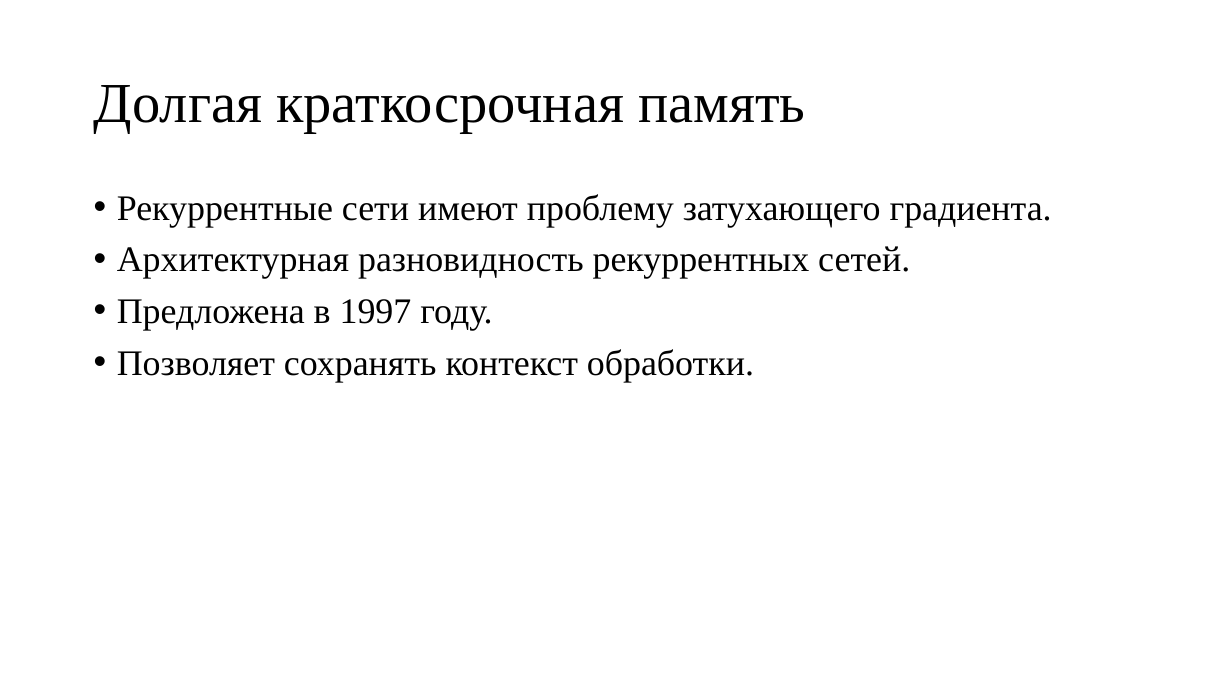
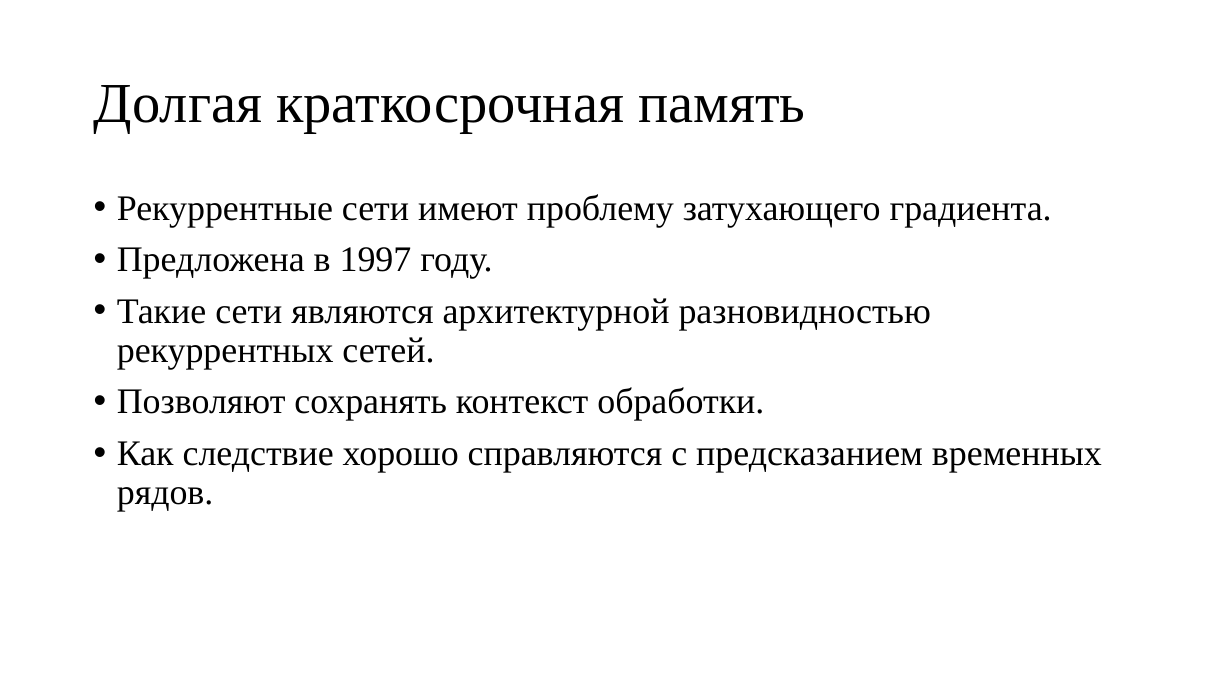
Before and after one commit to sven4500/masters-diploma, a slide deck: slide 5 of Презентация/Пезентация.ppt. Drawn at 1232x693 pixels with LibreOffice and Linux fonts; fonts in the diff are those of the drawing. Boxes give left, top, right and bottom in pixels: in the first picture for what was removed or moved away, otherwise in the second. Text is boxed around its words. In the diff, an @@ line names an element or a change of style, - is before the commit and + after.

```diff
--- a/Презентация/Пезентация.ppt
+++ b/Презентация/Пезентация.ppt
@@ text at (x1=117, y1=246, x2=910, y2=279): paragraph removed @@
-• Архитектурная разновидность рекуррентных сетей.
@@ text at (x1=117, y1=298, x2=1102, y2=511): text changed @@
-• Позволяет сохранять контекст обработки.
+• Такие сети являются архитектурной разновидностью рекуррентных сетей.
+• Позволяют сохранять контекст обработки.
+• Как следствие хорошо справляются с предсказанием временных рядов.
```
Also in this commit, not shown: 12 other slides changed, 2 slides added, 6 slides removed.
